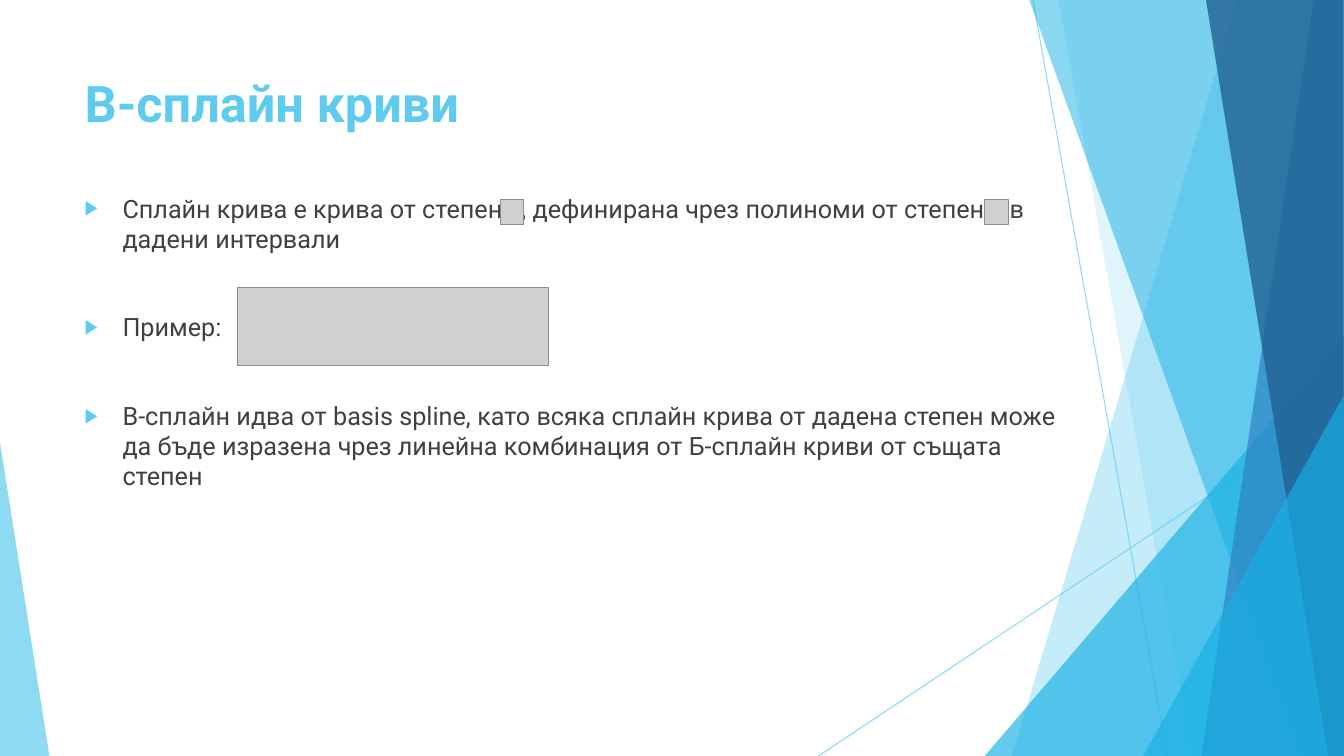
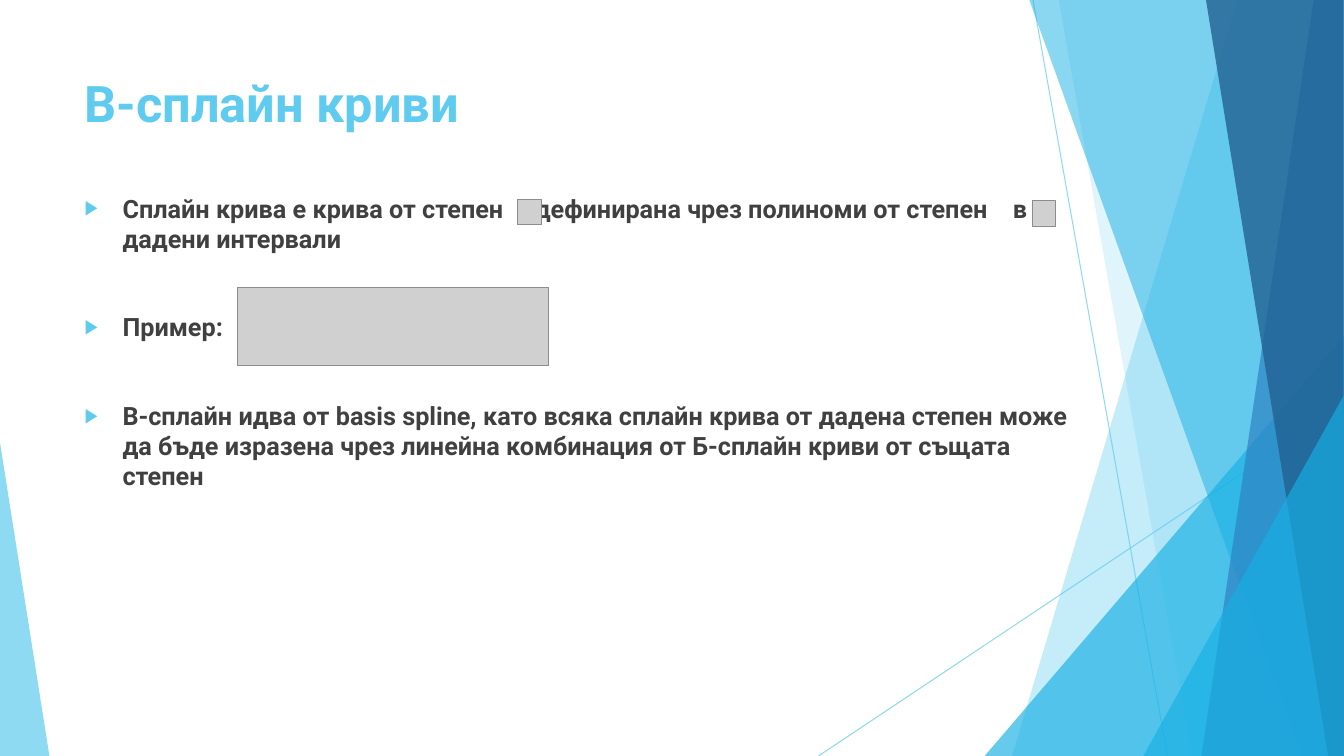
Before and after one commit to todorzhelev/STS, a slide deck: slide 3 of presentation/PresentationFinal.pptx. Drawn at 1344x756 pixels with LibreOffice and Linux fonts; fonts in the diff are those of the drawing; grey boxes stand for pictures. Boxes give left, top, right and bottom in pixels: in the first picture for what was removed or moved away, otherwise in the second. Text is boxed around its words. In the diff, an @@ line names an element or a change of style, - is before the commit and + after.

Commit message:
- changes to the presentation

```diff
--- a/presentation/PresentationFinal.pptx
+++ b/presentation/PresentationFinal.pptx
@@ text "Сплайн крива е крива от ..." at [123,199,1067,486]: bold on @@
@@ picture removed at [500,200,523,225] @@
@@ picture added at [518,200,541,225] @@
@@ picture removed at [985,200,1008,225] @@
@@ picture added at [1032,201,1056,226] @@
```
Also in this commit, not shown: 1 other slide changed, 2 other files.
